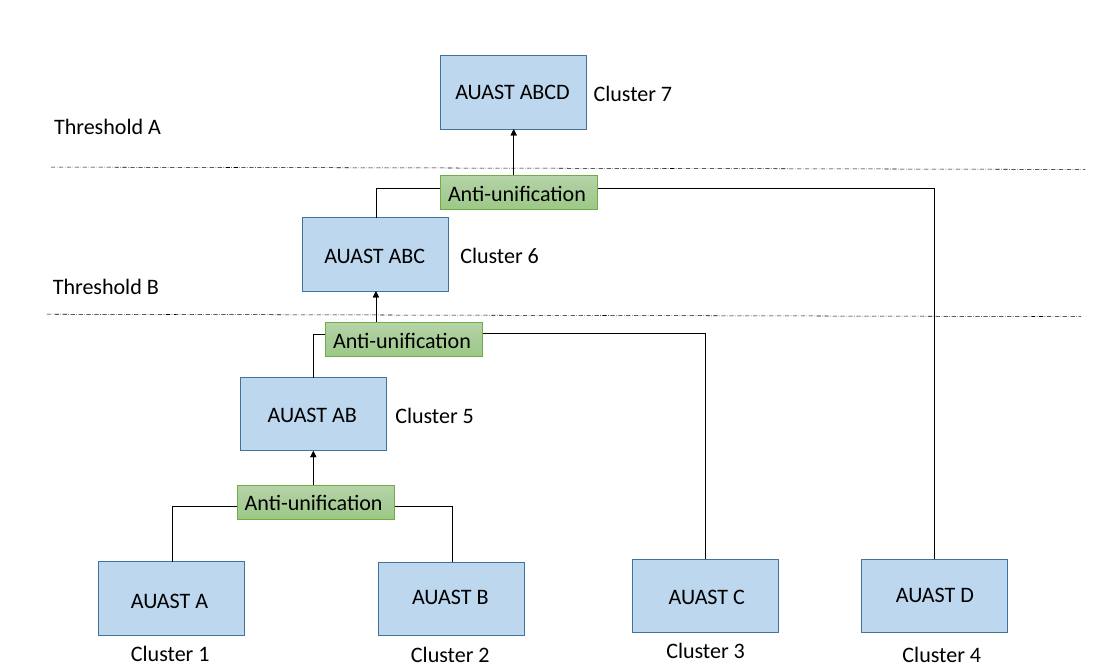
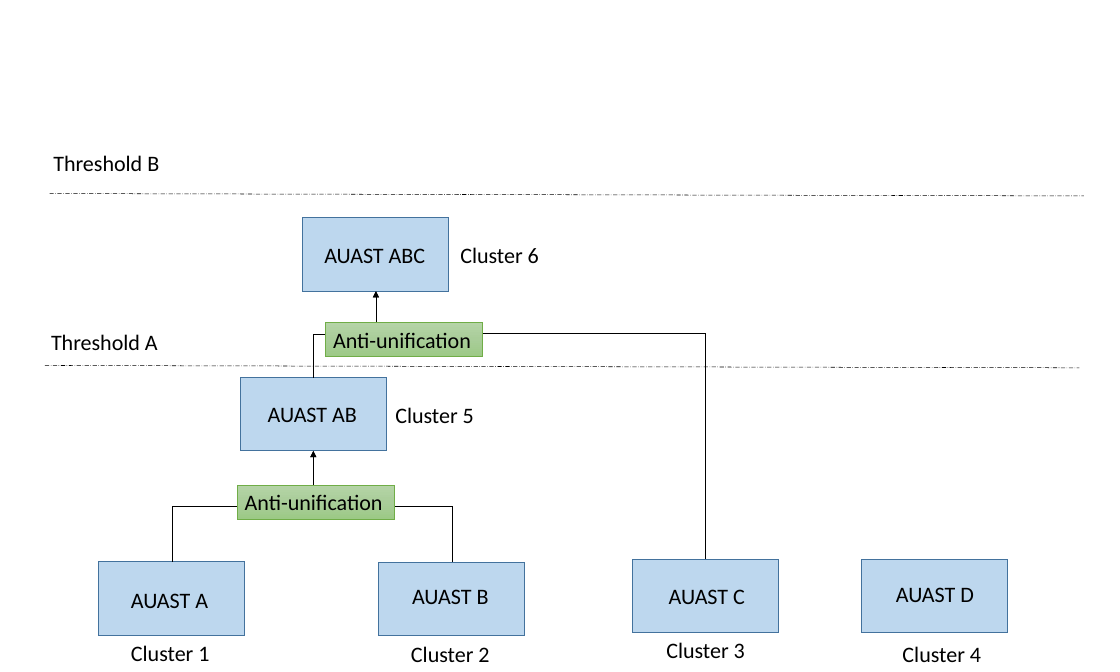
Before and after one commit to nargesZirak/Narges-Thesis, a slide deck: slide 1 of NewThesis/LaTex-template-package/Drawing4/overview2.pptx. Drawn at 1120x672 pixels with LibreOffice and Linux fonts; fonts in the diff are those of the drawing. Boxes give left, top, right and bottom in pixels: in the first picture for what was removed or moved away, otherwise in the second. Text is boxed around its words. In the diff, an @@ line names an element or a change of style, - is before the commit and + after.

```diff
--- a/NewThesis/LaTex-template-package/Drawing4/overview2.pptx
+++ b/NewThesis/LaTex-template-package/Drawing4/overview2.pptx
@@ rectangle removed at [441, 56, 587, 129] @@
@@ text removed at [455, 84, 570, 99] @@
-AUAST ABCD
@@ text removed at [594, 85, 672, 101] @@
-Cluster 7
@@ text "Threshold B": place and size @@
-text "Threshold B" at [53, 278, 159, 294]
+text "Threshold B" at [53, 155, 159, 171]
@@ elbow arrow removed from (376, 218) to (514, 129) @@
@@ elbow arrow removed from (935, 559) to (514, 129) @@
@@ rectangle removed at [441, 175, 597, 210] @@
-Anti-unification
@@ line moved from (51, 167) - (1086, 169) to (49, 193) - (1084, 196) @@
@@ text "Threshold A": place and size @@
-text "Threshold A" at [54, 118, 161, 134]
+text "Threshold A" at [51, 334, 158, 350]
@@ line moved from (47, 314) - (1081, 317) to (45, 365) - (1080, 368) @@
```
Also in this commit, not shown: 36 other files.
